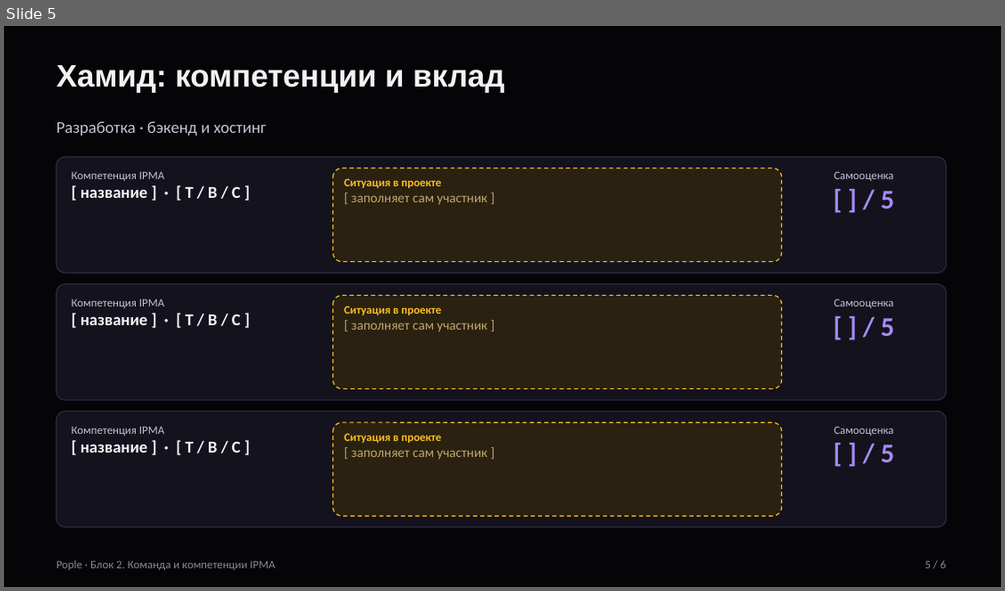
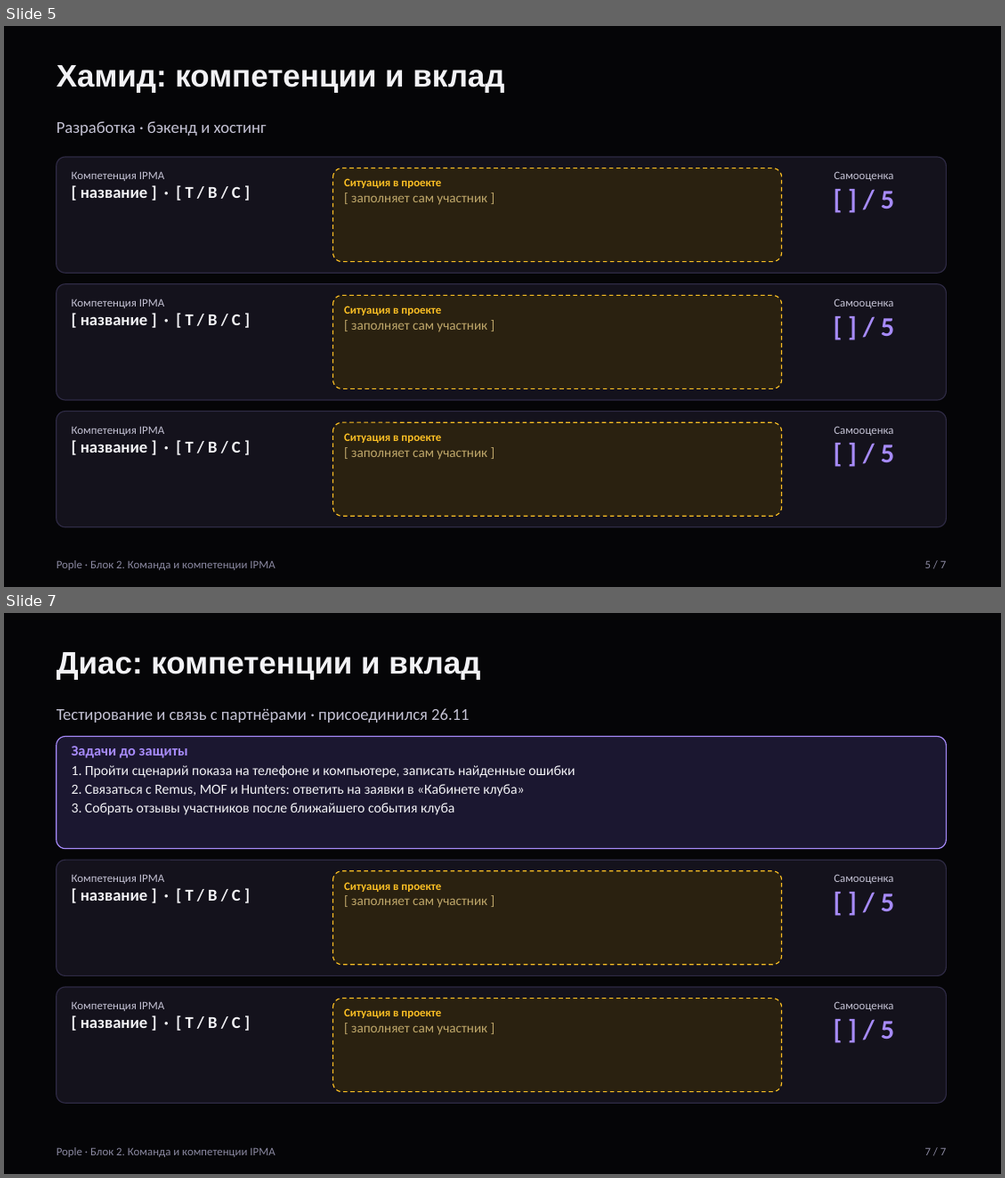
Before and after one commit to taekeanoshi/Almau_messanger, a slide deck: docs/block2/Block2_IPMA_slides.pptx. Shown one above the other, each under a label of ours: slide 5 before the commit, slides 5 and 7 after it; the slides between them are not shown. The pictures are 1005x591 and 1005x1178 pixels, drawn with LibreOffice and Linux fonts; fonts in the diff are those of the drawing. Boxes give left, top, right and bottom in pixels: in the first picture for what was removed or moved away, otherwise in the second. Text is boxed around its words. In the diff, an @@ line names an element or a change of style, - is before the commit and + after.

```diff
--- a/docs/block2/Block2_IPMA_slides.pptx
+++ b/docs/block2/Block2_IPMA_slides.pptx
@@ slide 7 added at (x1=4, y1=613, x2=1001, y2=1174), background #050507 @@
@@ text added at (x1=57, y1=652, x2=480, y2=680), 30 pt, text #F2F2F5, bold @@
+Диас: компетенции и вклад
@@ text added at (x1=57, y1=708, x2=469, y2=722), 16 pt, text #C4C2D4 @@
+Тестирование и связь с партнёрами · присоединился 26.11
@@ rounded rectangle added at (x1=57, y1=737, x2=947, y2=849), fill #1B1730, outline #A78BFA 1 pt @@
@@ text added at (x1=72, y1=746, x2=574, y2=815), 13.5 pt, text #F2F2F5 @@
+Задачи до защиты
+1. Пройти сценарий показа на телефоне и компьютере, записать найденные ошибки
+2. Связаться с Remus, MOF и Hunters: ответить на заявки в «Кабинете клуба»
+3. Собрать отзывы участников после ближайшего события клуба
@@ rounded rectangle added at (x1=57, y1=860, x2=947, y2=976), fill #14121C, outline #2E2A44 1 pt @@
@@ text added at (x1=72, y1=874, x2=241, y2=900), 16 pt, text #F2F2F5, bold @@
+Компетенция IPMA
+[ название ] · [ T / B / C ]
@@ rounded rectangle added at (x1=333, y1=871, x2=782, y2=965), fill #2A2110, outline #FBBF24 1 pt dashed @@
@@ text added at (x1=833, y1=874, x2=894, y2=911), 11 pt, text #C4C2D4 @@
+Самооценка
+[ ] / 5
@@ text added at (x1=344, y1=882, x2=487, y2=908), 13 pt, text #BFA76A @@
+Ситуация в проекте
+[ заполняет сам участник ]
@@ rounded rectangle added at (x1=57, y1=987, x2=947, y2=1103), fill #14121C, outline #2E2A44 1 pt @@
@@ text added at (x1=72, y1=1001, x2=241, y2=1028), 16 pt, text #F2F2F5, bold @@
+Компетенция IPMA
+[ название ] · [ T / B / C ]
@@ rounded rectangle added at (x1=333, y1=998, x2=782, y2=1092), fill #2A2110, outline #FBBF24 1 pt dashed @@
@@ text added at (x1=344, y1=1008, x2=487, y2=1035), 13 pt, text #BFA76A @@
+Ситуация в проекте
+[ заполняет сам участник ]
@@ text added at (x1=833, y1=1001, x2=894, y2=1038), 11 pt, text #C4C2D4 @@
+Самооценка
+[ ] / 5
@@ text added at (x1=57, y1=1147, x2=275, y2=1157), 11 pt, text #8A88A0 @@
+Pople · Блок 2. Команда и компетенции IPMA
@@ text added at (x1=925, y1=1148, x2=946, y2=1155), 11 pt, text #8A88A0 @@
+7 / 7
@@ slide 5 changed as well @@
@@ text at (x1=925, y1=561, x2=946, y2=568): text changed @@
-5 / 6
+5 / 7
```
Also in this commit, not shown: 4 other slides changed, 1 other slide added, 1 slide removed, 1 other file.
